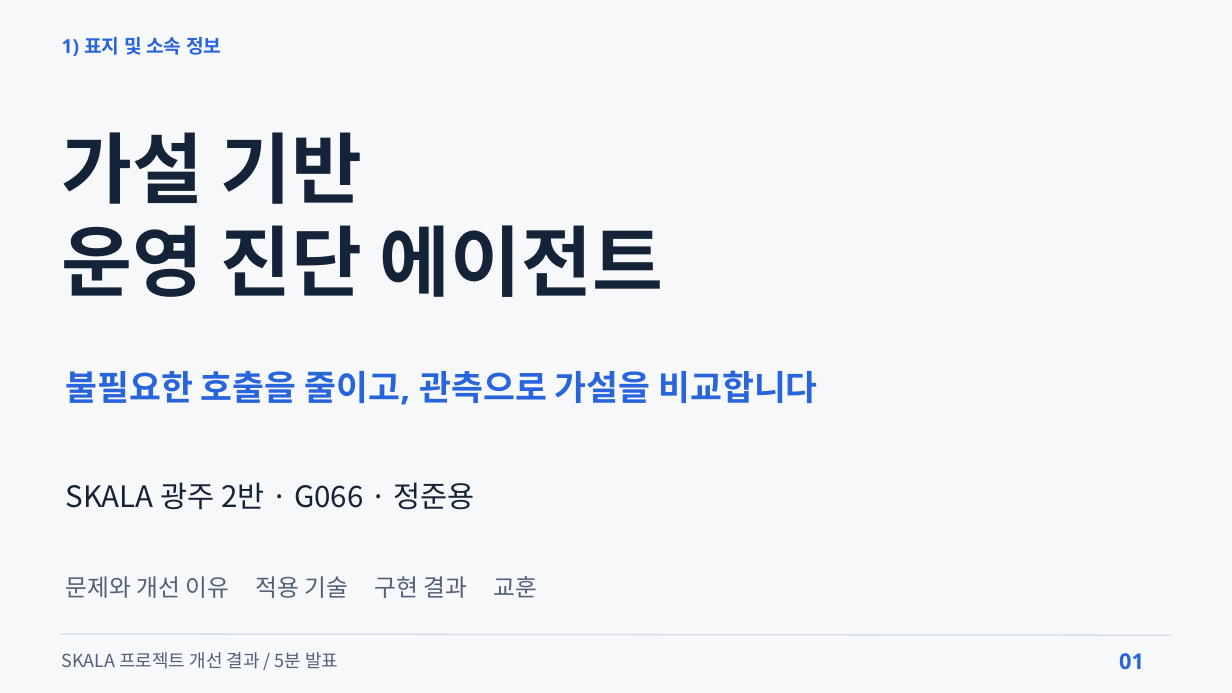
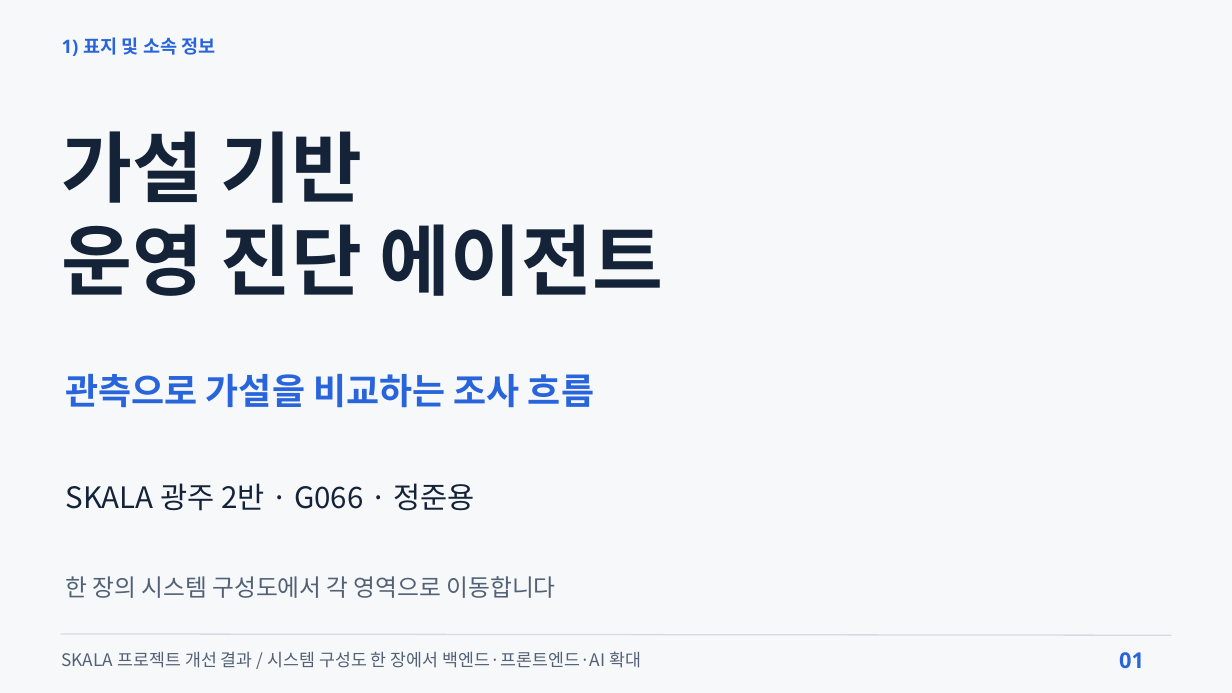
Before and after one commit to beshurl/skala-ai-mini-project, a slide deck: slide 1 of doc/presentation/운영진단_에이전트_5분발표.pptx. Drawn at 1232x693 pixels with LibreOffice and Linux fonts; fonts in the diff are those of the drawing. Boxes give left, top, right and bottom in pixels: in the first picture for what was removed or moved away, otherwise in the second. Text is boxed around its words. In the diff, an @@ line names an element or a change of style, - is before the commit and + after.

```diff
--- a/doc/presentation/운영진단_에이전트_5분발표.pptx
+++ b/doc/presentation/운영진단_에이전트_5분발표.pptx
@@ text "1) 표지 및 소속 정보" at (62,37,215,56): size 22.5 to 21.8 pt; line spacing 27pt to 26.1pt @@
@@ text at (65,374,594,408): text changed; size 40.5 to 42 pt @@
-불필요한 호출을 줄이고, 관측으로 가설을 비교합니다
+관측으로 가설을 비교하는 조사 흐름
@@ text at (65,576,556,598): text changed @@
-문제와 개선 이유 적용 기술 구현 결과 교훈
+한 장의 시스템 구성도에서 각 영역으로 이동합니다
@@ text at (62,651,641,668): text changed; size 21 to 20.2 pt @@
-SKALA 프로젝트 개선 결과 / 5분 발표
+SKALA 프로젝트 개선 결과 / 시스템 구성도 한 장에서 백엔드·프론트엔드·AI 확대
```
Also in this commit, not shown: 4 other slides changed, 4 slides added, 3 slides removed, 7 other files.
